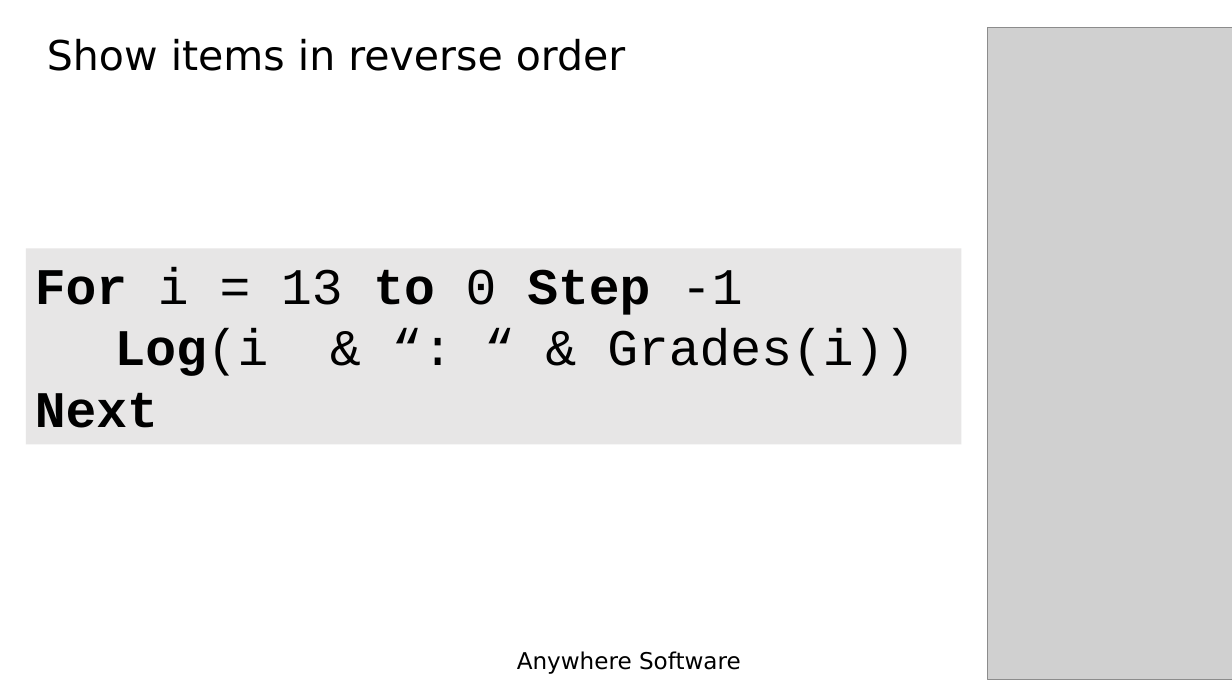
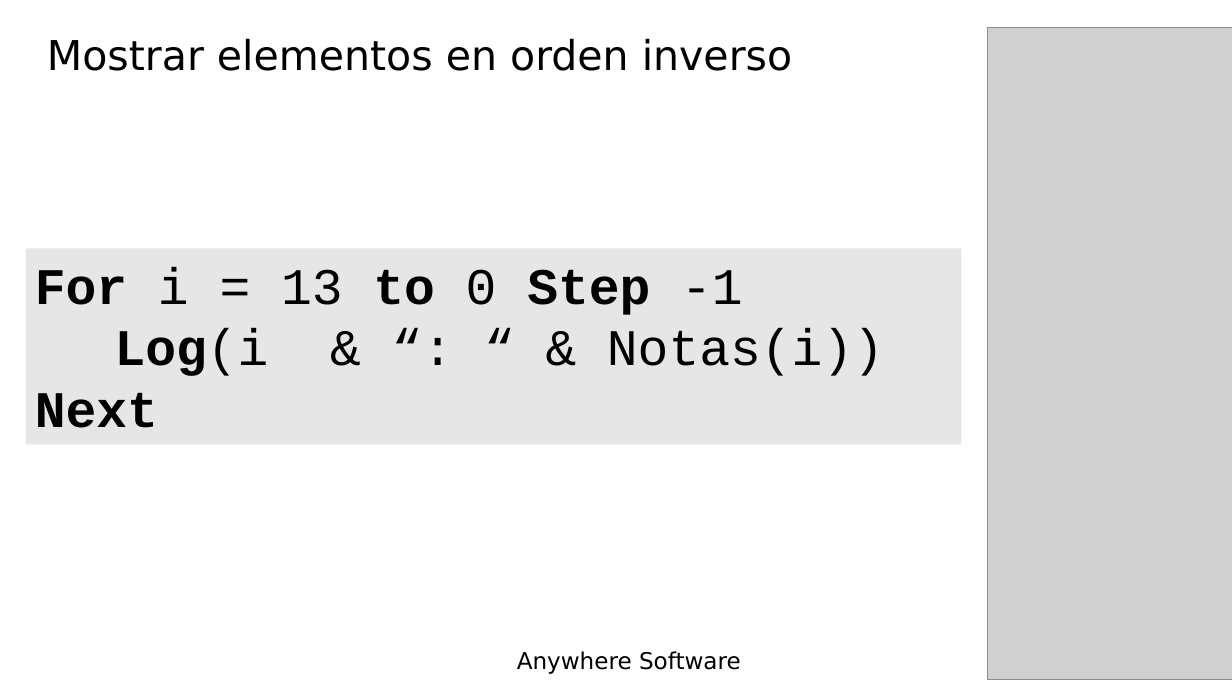
Before and after one commit to Lamashino/Teaching-B4J, a slide deck: slide 9 of Tema 14 - Matrices - Arrays/Tema 14 - Matrices - Arrays.pptx. Drawn at 1232x693 pixels with LibreOffice and Linux fonts; fonts in the diff are those of the drawing; grey boxes stand for pictures; background and template pictures are left out. Boxes give left, top, right and bottom in pixels: in the first picture for what was removed or moved away, otherwise in the second. Text is boxed around its words. In the diff, an @@ line names an element or a change of style, - is before the commit and + after.

```diff
--- a/Tema 14 - Matrices - Arrays/Tema 14 - Matrices - Arrays.pptx
+++ b/Tema 14 - Matrices - Arrays/Tema 14 - Matrices - Arrays.pptx
@@ title at [47, 38, 792, 71]: text changed @@
-Show items in reverse order
+Mostrar elementos en orden inverso
@@ text in rectangle at [115, 328, 884, 376]: text changed @@
-Log(i & “: “ & Grades(i))
+Log(i & “: “ & Notas(i))
```
Also in this commit, not shown: 42 other slides changed.
